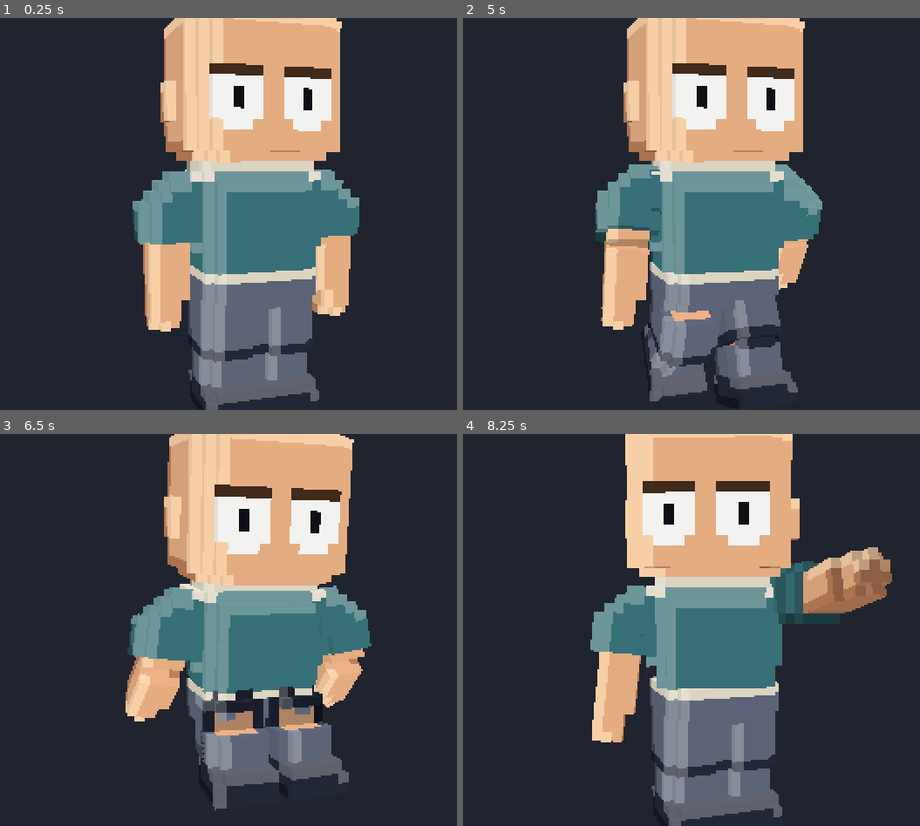
Above: before the commit, frames 1-4 (two rows, left to right).
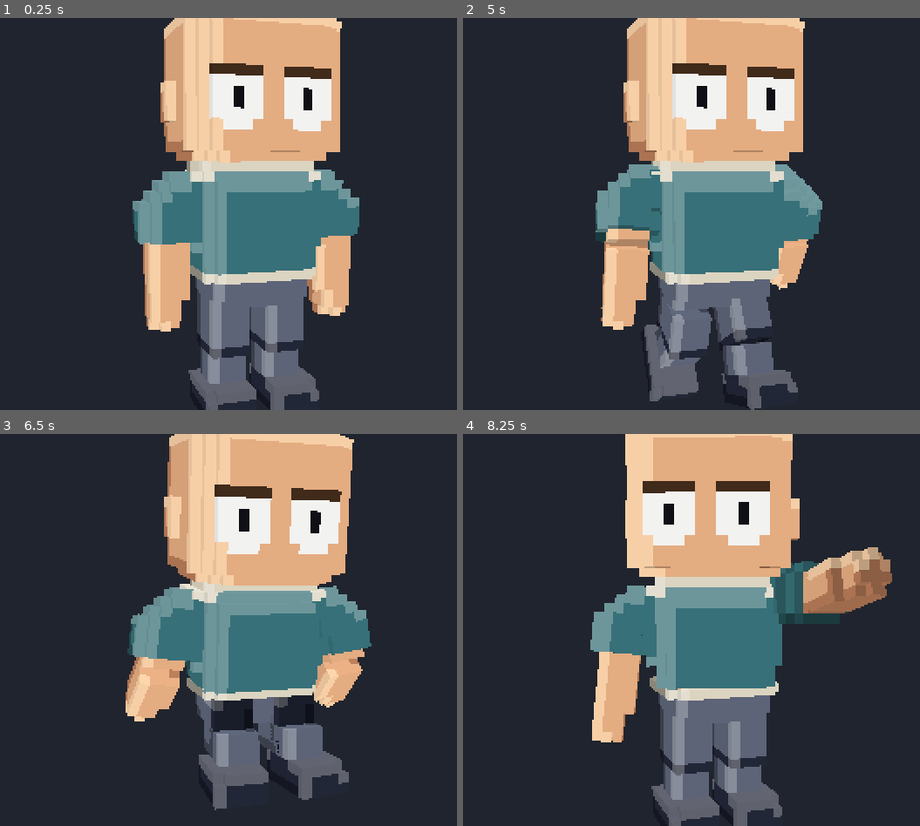
Above: after the commit, the same moments.

Repository: ninthfreak/VoxelCharacterMaker
Game: Godot game, scene res://runtime/character_demo.tscn
Two runs of this game, one before a commit and one after it. Both use one fixed random seed, a clock stepped at 60 frames per second and the inputs below. This scene is started directly instead of the project's main scene.
Inputs (mouse positions are in pixels of both pictures, inside the frame that each line leads up to):
- Up to frame 1 (0.25 s): no input
- Up to frame 2 (5 s): tap Enter at 0.5, 2, 3.5 s; move the mouse to (865, 194) at 0.52 s; tap O at 0.6 s; click (865, 194) at 0.67 s; tap Space at 1.25, 2.75, 4.25 s; drag from (572, 233) to (677, 292) at 1.27 s; move the mouse to (782, 127) at 2.02 s; tap Z at 2.1 s; drag from (677, 292) to (504, 155) at 2.77 s; move the mouse to (outside the picture) at 3.52 s; hold S 3.53-4.25 s; tap 1 at 3.6 s; drag from (504, 155) to (609, 116) at 4.27 s
- Up to frame 3 (6.5 s): move the mouse to (283, 630) at 5.02 s; hold S 5.03-5.75 s; tap N at 5.1 s; click (283, 630) at 5.17 s; drag from (146, 532) to (109, 649) at 5.77 s
- Up to frame 4 (8.25 s): move the mouse to (865, 610) at 6.52 s; tap Y at 6.6 s; drag from (572, 649) to (677, 708) at 7.27 s; move the mouse to (782, 543) at 8.02 s; hold S from 8.03 s (still down); tap O at 8.1 s

The runs differ from the first frame. In frame 1, 2.6% of the frame differs, in the area x 41-70%, y 63-100%; in frame 2, 3.1%; in frame 3, 3.4%, in the area x 40-73%, y 62-94%; in frame 4, 2.7%.

Commit message:
Legs stay apart: bulk rule 8 and skin-tight starter trousers
Trousers and boots fused the legs into one block, the most visible flaw
when the figures are judged at sprite size. The owner chose the fix from
mock-ups.

- Bulk rule 8: nothing worn on the legs or feet grows into the gap between
  them; the leg's own inner face is recoloured instead, so no skin shows in
  the gap. BulkBuilder.without_leg_gap / leg_inner_face, applied by the
  assembler to thigh and shin parts, at any bulk and either edge style.
- Skin-tight (bulk 0) is the norm for trousers: the starter trousers are
  skin-tight, so a top's hem reads as worn over them. The garment panel's
  hint says so.
- Tests on every body: the everyday outfit and thick legwear in both edge
  styles keep the gap open from feet to hips, leave no skin on the inner
  faces, stay mirror images, and thick legwear still grows outward. With the
  rule switched off, 36 of those checks fail.
- The skirt-over-trousers panel test now uses thick trousers; the hood test
  reads the eye box from BodyLayout instead of old fixed numbers.
- SPEC 7.3 rule 8; NOTES 4f records the sprite-size evaluation and this fix.

1421 checks pass.

Co-Authored-By: Claude Fable 5.2 <noreply@anthropic.com>
Claude-Session: https://claude.ai/code/session_01EovwGUjKAJxTGWSNshY1KA

Diff:
--- a/core/bulk_builder.gd
+++ b/core/bulk_builder.gd
@@ -32,6 +32,15 @@
 ##                                          distances returned here
 ## 7. Edge style per garment: soft (rounded corners, cloth) or hard (squared,
 ##    plate).                            -> the stencil metric
+## 8. Nothing worn on the legs or feet grows into the gap between them. The
+##    side of a leg that faces the other leg gets no added voxels; the leg's
+##    own inner face is recoloured instead. Two legs each growing one voxel
+##    inward would close the two-voxel gap and turn trousers or boots into one
+##    block (owner's decision, with skin-tight as the norm for trousers).
+##                                       -> without_leg_gap() and
+##                                          leg_inner_face(), applied by
+##                                          CharacterAssembler to thigh and
+##                                          shin parts
 ##
 ## The returned distance is the Chebyshev layer index, 1..bulk: how far out from
 ## the body surface a cell sits. "Bulk is measured from the body, not from the
@@ -173,6 +182,68 @@
 			out[target] = layer
 
 
+# ------------------------------------------------------------ rule 8: legs ---
+
+## The parts rule 8 applies to: both thighs and both shins (the shin includes
+## the foot).
+static func is_leg_part(part_name: String) -> bool:
+	var family := RegionMap.family_of(part_name)
+	return (family == "thigh" or family == "shin") \
+		and (part_name.ends_with("_L") or part_name.ends_with("_R"))
+
+
+## Whether a cell lies on the far side of a leg's inner edge -- in the gap
+## between the legs. The character's left leg is on the +x side, so its inner
+## edge is its smallest x; the right leg mirrors that. The edge is taken per
+## row, so an edited leg that is not a straight column is still followed; a row
+## the leg does not reach uses the leg's innermost x anywhere.
+static func _leg_inner_edges(part_name: String, part_cells: Dictionary) -> Dictionary:
+	var left := part_name.ends_with("_L")
+	var edges := {}
+	var overall := 999 if left else -999
+	for cell in part_cells.keys():
+		var c: Vector3i = cell
+		var seen: Variant = edges.get(c.z)
+		if seen == null or (c.x < int(seen) if left else c.x > int(seen)):
+			edges[c.z] = c.x
+		overall = mini(overall, c.x) if left else maxi(overall, c.x)
+	edges["any"] = overall
+	return edges
+
+
+## `grown` (from grow()) with every cell in the gap between the legs removed.
+## For a part that is not a leg the result is `grown` itself.
+static func without_leg_gap(part_name: String, part_cells: Dictionary,
+		grown: Dictionary) -> Dictionary:
+	if not is_leg_part(part_name) or grown.is_empty():
+		return grown
+	var left := part_name.ends_with("_L")
+	var edges := _leg_inner_edges(part_name, part_cells)
+	var out := {}
+	for cell in grown.keys():
+		var c: Vector3i = cell
+		var edge := int(edges.get(c.z, edges["any"]))
+		if c.x < edge if left else c.x > edge:
+			continue
+		out[c] = grown[cell]
+	return out
+
+
+## The cells of a leg region whose face toward the other leg is open: the
+## inner face rule 8 leaves bare of added voxels, to be recoloured instead so
+## no skin shows inside the gap. Empty for a part that is not a leg.
+static func leg_inner_face(part_name: String, region_cells: Variant,
+		occupancy: Dictionary) -> Array:
+	var out: Array = []
+	if not is_leg_part(part_name):
+		return out
+	var toward := Vector3i(-1, 0, 0) if part_name.ends_with("_L") else Vector3i(1, 0, 0)
+	for cell in region_cells:
+		if not occupancy.has((cell as Vector3i) + toward):
+			out.append(cell)
+	return out
+
+
 ## Cells of a part that fall inside a set of region keys.
 ## Returns Dictionary of region key -> Array of Vector3i.
 static func cells_by_region(part_name: String, part_cells: Dictionary,
--- a/core/character_assembler.gd
+++ b/core/character_assembler.gd
@@ -405,6 +405,15 @@
 
 			var grown := BulkBuilder.grow(
 				part_cells, region_cells, bulk, item.edge_style, occupancy)
+			# Rule 8: nothing grows into the gap between the legs; the leg's
+			# inner face takes the garment's colour instead.
+			grown = BulkBuilder.without_leg_gap(name, part_cells, grown)
+			for cell in BulkBuilder.leg_inner_face(name, region_cells, occupancy):
+				_offer(claims, name, cell, {
+					"source": Source.GARMENT, "role": role, "item": item.id,
+					"colourway": colourway, "reach": REACH_RECOLOUR,
+					"draw_order": item.draw_order, "region": key,
+				})
 			for cell in grown.keys():
 				# Rule 5: grown voxels belong to the region and part they grew
 				# from. Rule 6: reach is how far the ITEM gets from the body.
--- a/core/wardrobe.gd
+++ b/core/wardrobe.gd
@@ -81,13 +81,16 @@
 	tunic.set_region("waist.L.B", "trim", 1)
 	add_item(tunic)
 
+	# Skin-tight (bulk 0) is the norm for trousers (owner): slender legs, the
+	# classic sprite look, and a top's hem then reads as worn over them. Bulk
+	# is for legwear meant to look thick; rule 8 keeps the legs apart either way.
 	var trousers := GarmentItem.create("trousers", "Trousers", "bottom")
 	trousers.roles = ["cloth", "trim"]
 	trousers.colourways = {"default": {"cloth": "slate", "trim": "ink"}}
 	for key in ["hips.L.F", "hips.L.B", "upper_thigh.L", "lower_thigh.L", "shin.L"]:
-		trousers.set_region(key, "cloth", 1)
-	trousers.set_region("knee.L", "trim", 1)
-	trousers.set_region("ankle.L", "trim", 1)
+		trousers.set_region(key, "cloth", 0)
+	trousers.set_region("knee.L", "trim", 0)
+	trousers.set_region("ankle.L", "trim", 0)
 	add_item(trousers)
 
 	var boots := GarmentItem.create("boots", "Boots", "feet")
--- a/editor/garment_panel.gd
+++ b/editor/garment_panel.gd
@@ -79,6 +79,8 @@
 	_regions = make_list(box, 230, true)
 	hint(box, "Select one or more regions, then apply a role and a bulk. Bulk 0 "
 		+ "recolours the body's own voxels; 1 or more adds that many voxels outward. "
+		+ "Legwear is usually bulk 0 (skin-tight), and nothing on the legs ever "
+		+ "grows into the gap between them. "
 		+ "A trim band is one row thick: a cuff, belt, collar or hem.")
 	var apply_row := HFlowContainer.new()
 	box.add_child(apply_row)
--- a/tests/test_features.gd
+++ b/tests/test_features.gd
@@ -396,7 +396,15 @@
 	var looks: Array = []
 	for outfit in w.outfit_names():
 		looks.append([outfit, w.outfit(outfit)])
-	looks.append(["dress over trousers", [{"item": "trousers", "colourway": "default"},
+	# Thick trousers under a skirt: the starter trousers are skin-tight now, so
+	# the case the panels must clear needs legwear with bulk.
+	var thick := GarmentItem.create("thick_trousers", "Thick trousers", "bottom")
+	thick.roles = ["cloth"]
+	thick.colourways = {"default": {"cloth": "slate"}}
+	for key in ["hips.L.F", "hips.L.B", "upper_thigh.L", "lower_thigh.L", "knee.L", "shin.L"]:
+		thick.set_region(key, "cloth", 1)
+	w.add_item(thick)
+	looks.append(["dress over thick trousers", [{"item": "thick_trousers", "colourway": "default"},
 		{"item": "dress", "colourway": "default"}]])
 	for look in looks:
 		var shared := 0
@@ -404,8 +412,8 @@
 		for body in library.body_ids():
 			var a := _figure(library, w, body, "round", "", look[1])
 			# Panels against everything else. (Garments on two body parts can
-			# also meet in one cell -- trousers in the gap between the thighs --
-			# which is the separate, deferred trouser problem.)
+			# still meet in one cell where an arm hangs against the torso; the
+			# legs no longer do, by bulk rule 8.)
 			var fixed := {}
 			for name in a.order:
 				var part := a.part(String(name))
--- a/tests/test_garments.gd
+++ b/tests/test_garments.gd
@@ -333,9 +333,12 @@
 				continue
 			if String(head_part.owners.get(c12, "")) != "hood":
 				continue
-			if c12.x >= 7 and c12.x <= 16 and c12.z >= 30 and c12.z <= 34:
+			if c12.x >= BodyLayout.EYE_X0 and c12.x <= VoxelAxes.MIRROR_X_MAX - BodyLayout.EYE_X0 \
+					and c12.z >= BodyLayout.EYE_Z0 and c12.z <= BodyLayout.BROW_ROW:
 				blocked += 1
-		t.check_equal(blocked, 0, "the hood leaves the eyes clear on the %s head" % shape)
+		t.check_equal(blocked, 0, "the hood leaves the eyes and brow clear on the %s head" % shape)
+
+	_leg_gap(t, library)
 
 
 static func _assemble(library: AssetLibrary, wardrobe: Wardrobe, body_id: String,
@@ -344,3 +347,88 @@
 	request.wardrobe = wardrobe
 	request.worn = worn
 	return CharacterAssembler.assemble(request)
+
+
+## Rule 8: nothing worn on the legs or feet grows into the gap between them.
+## Two legs each growing one voxel inward would close the two-voxel gap, and
+## trousers or boots would read as one block -- the most visible flaw at sprite
+## size. Checked with the everyday outfit (skin-tight trousers, thick boots)
+## and with thick legwear in both edge styles, on every body.
+static func _leg_gap(t: TestReport, library: AssetLibrary) -> void:
+	t.group("garments: rule 8 -- nothing grows between the legs")
+	t.check(BulkBuilder.is_leg_part("thigh_L") and BulkBuilder.is_leg_part("shin_R"),
+		"thighs and shins are legs")
+	t.check(not BulkBuilder.is_leg_part("pelvis") and not BulkBuilder.is_leg_part("forearm_L"),
+		"the pelvis and the arms are not")
+	var untouched := {Vector3i(1, 2, 3): 1}
+	t.check(BulkBuilder.without_leg_gap("chest", {}, untouched) == untouched,
+		"growth on other parts is left alone")
+
+	var w := Wardrobe.create_default(library)
+	for style in [BulkBuilder.EdgeStyle.SOFT, BulkBuilder.EdgeStyle.HARD]:
+		var thick := GarmentItem.create("thick_%d" % style, "Thick legwear", "bottom")
+		thick.edge_style = style
+		thick.roles = ["plate"]
+		thick.colourways = {"default": {"plate": "slate"}}
+		thick.set_region("hips.L.F", "plate", 1)
+		thick.set_region("hips.L.B", "plate", 1)
+		for key in ["upper_thigh.L", "lower_thigh.L", "knee.L", "shin.L", "ankle.L", "foot.L"]:
+			thick.set_region(key, "plate", 2)
+		w.add_item(thick)
+	# [label, worn, rows at the top of the legs the hips' own cloth may hang into]
+	var looks := [
+		["everyday (skin-tight trousers, thick boots)", w.outfit("everyday"), 0],
+		["thick soft legwear", [{"item": "thick_0", "colourway": "default"}], 1],
+		["thick hard legwear", [{"item": "thick_1", "colourway": "default"}], 1],
+	]
+	var leg_names := ["thigh_L", "thigh_R", "shin_L", "shin_R"]
+	var top_row := BodyLayout.z0("hips") - 1
+	for look in looks:
+		for id in library.body_ids():
+			var body := library.body(id)
+			# The bare body's gap, row by row: the columns between the legs.
+			var left_edge := {}
+			var right_edge := {}
+			var outer := -1
+			for leg in leg_names:
+				for cell in body.part(leg).cells.keys():
+					var c: Vector3i = cell
+					if String(leg).ends_with("_L"):
+						left_edge[c.z] = mini(int(left_edge.get(c.z, 99)), c.x)
+						outer = maxi(outer, c.x)
+					else:
+						right_edge[c.z] = maxi(int(right_edge.get(c.z, -99)), c.x)
+			var a := _assemble(library, w, id, look[1])
+			var leg_cells_in_gap := 0
+			var anything_in_gap := 0
+			var skin_in_gap := 0
+			var grew_outward := false
+			var legs := {}
+			for name in a.order:
+				var part := a.part(String(name))
+				var is_leg := String(name) in leg_names
+				for cell in part.cells.keys():
+					var c2: Vector3i = cell
+					if is_leg:
+						legs[c2] = true
+						if c2.x > outer:
+							grew_outward = true
+					if c2.z > top_row or not left_edge.has(c2.z):
+						continue
+					var in_gap := c2.x > int(right_edge[c2.z]) and c2.x < int(left_edge[c2.z])
+					if in_gap and is_leg:
+						leg_cells_in_gap += 1
+					if in_gap and c2.z <= top_row - int(look[2]):
+						anything_in_gap += 1
+					# A leg cell on the gap's edge must wear the garment's colour.
+					if is_leg and (c2.x == int(left_edge[c2.z]) or c2.x == int(right_edge[c2.z])) \
+							and body.part(String(name)).cells.has(c2) \
+							and String(part.owners.get(c2, "")).is_empty():
+						skin_in_gap += 1
+			var label := "%s, %s" % [look[0], id]
+			t.check_equal(leg_cells_in_gap, 0, "%s: no legwear voxel is between the legs" % label)
+			t.check_equal(anything_in_gap, 0, "%s: the gap is open from feet to hips" % label)
+			t.check_equal(skin_in_gap, 0, "%s: the legs' inner faces take the garment's colour" % label)
+			t.check(VoxelTopology.is_mirror_symmetric(legs), "%s: the legs stay mirror images" % label)
+			if int(look[2]) > 0:
+				t.check(grew_outward, "%s: thick legwear still grows outward" % label)
Binary file changed: docs/renders/poses.png
Binary file changed: docs/renders/six_dressed.png
Binary file changed: docs/renders/specials.png
Binary file changed: docs/renders/specials_back.png
Not shown, changed: SPEC.md
Not shown, changed: docs/NOTES.md
